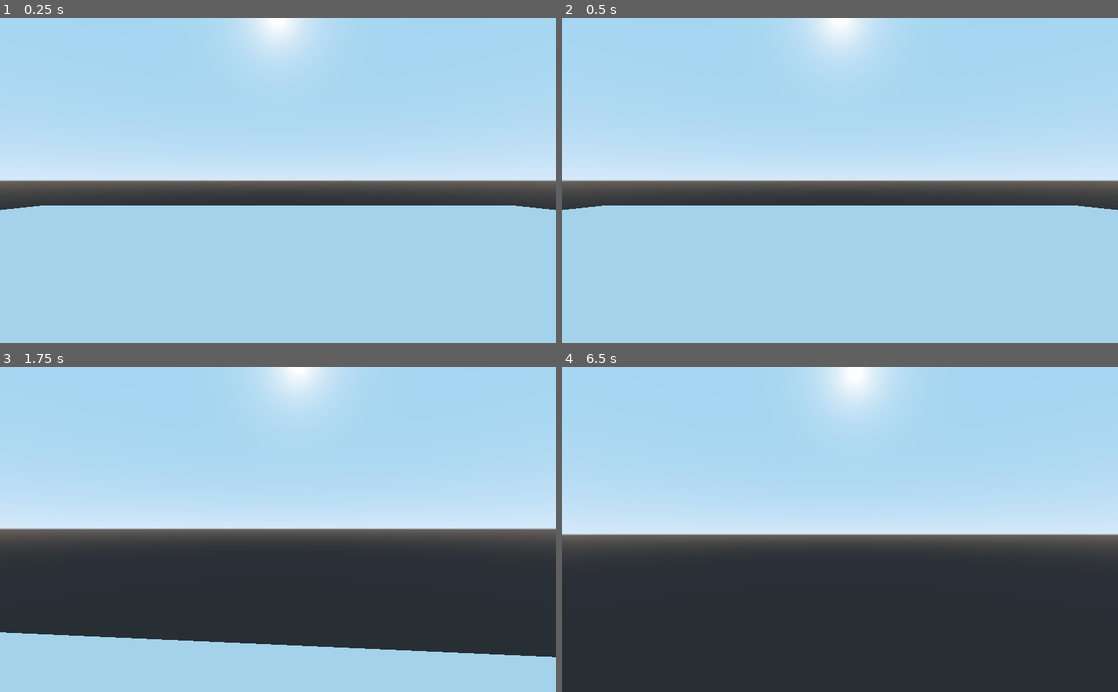
Above: before the commit, frames 1-4 (two rows, left to right).
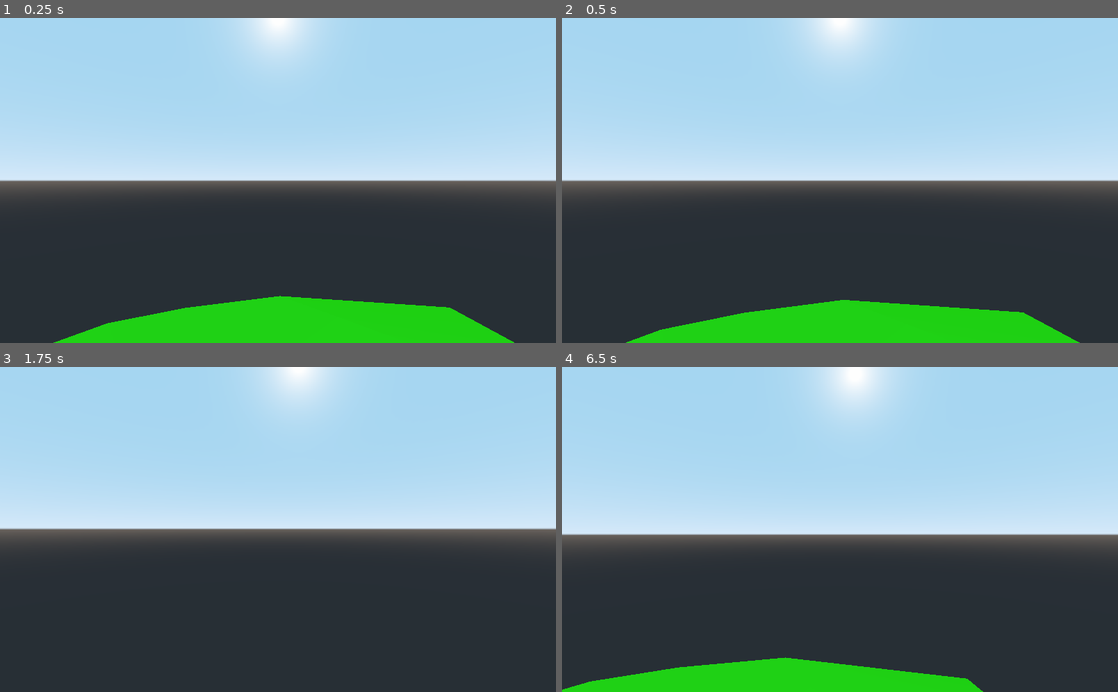
Above: after the commit, the same moments.

Repository: trian-gles/game-jam-dec-2021
Game: Godot game, scene res://Scenes/MainScene.tscn
Same seed, same stepped clock (60 frames per second), same inputs: the game is played once before the commit and once after it.
Inputs (mouse positions are in pixels of both pictures, inside the frame that each line leads up to):
- Up to frame 1 (0.25 s): no input
- Up to frame 2 (0.5 s): no input
- Up to frame 3 (1.75 s): move the mouse to (305, 529) at 0.52 s; hold W (move_forward) from 0.53 s (still down); click (305, 529) at 0.6 s; tap Space (jump) at 0.77, 1.52 s; move the mouse to (250, 529) at 1.27 s; click (250, 529) at 1.35 s
- Up to frame 4 (6.5 s): move the mouse to (851, 523) at 2.02 s; click (851, 523) at 2.1 s; tap Enter at 2.75, 4.25, 5.75 s; move the mouse to (834, 536) at 2.77 s; click (834, 536) at 2.85 s; tap Space (jump) at 3.02, 3.5, 3.77, 4.52, 5, 6.02 s; move the mouse to (878, 532) at 3.52 s; click (878, 532) at 3.6 s; move the mouse to (795, 526) at 4.27 s; click (795, 526) at 4.35 s; move the mouse to (845, 529) at 5.02 s; click (845, 529) at 5.1 s; move the mouse to (817, 523) at 5.77 s; release W (move_forward) at 5.78 s; hold D (move_right) from 5.78 s (still down); click (817, 523) at 5.85 s

The runs differ from the first frame. In frame 1, 42% of the frame differs, in the area x 0-100%, y 57-100%; in frame 2, 42%; in frame 3, 15%; in frame 4, 5.2%.

Commit message:
Checkpoint island

Diff:
--- a/Scenes/MainScene.tscn
+++ b/Scenes/MainScene.tscn
@@ -1,29 +1,11 @@
-[gd_scene load_steps=5 format=2]
+[gd_scene load_steps=3 format=2]
 
 [ext_resource path="res://Scenes/Player.tscn" type="PackedScene" id=1]
-[ext_resource path="res://Scenes/Checkpoint.tscn" type="PackedScene" id=2]
-
-[sub_resource type="CubeMesh" id=1]
-
-[sub_resource type="ConvexPolygonShape" id=2]
-points = PoolVector3Array( 1, 1, 1, 1, 1, -1, -1, 1, 1, 1, -1, 1, 1, -1, -1, -1, 1, -1, -1, -1, 1, -1, -1, -1 )
+[ext_resource path="res://Scenes/CheckpointIsland.tscn" type="PackedScene" id=2]
 
 [node name="MainScene" type="Spatial"]
 
-[node name="Checkpoint" parent="." instance=ExtResource( 2 )]
-transform = Transform( 1, 0, 0, 0, 1, 0, 0, 0, 1, 4, -1, 0 )
-
-[node name="Checkpoint2" parent="." instance=ExtResource( 2 )]
-transform = Transform( 1, 0, 0, 0, 1, 0, 0, 0, 1, 4, -1, -15.8364 )
+[node name="CheckpointIsland" parent="." instance=ExtResource( 2 )]
+transform = Transform( 2, 0, 0, 0, 2, 0, 0, 0, 2, 0, -3.10152, 0 )
 
 [node name="Player" parent="." instance=ExtResource( 1 )]
-
-[node name="MeshInstance" type="MeshInstance" parent="."]
-transform = Transform( 20, 0, 0, 0, 1, 0, 0, 0, 20, 0, -3, 0 )
-mesh = SubResource( 1 )
-material/0 = null
-
-[node name="StaticBody" type="StaticBody" parent="MeshInstance"]
-
-[node name="CollisionShape" type="CollisionShape" parent="MeshInstance/StaticBody"]
-shape = SubResource( 2 )
